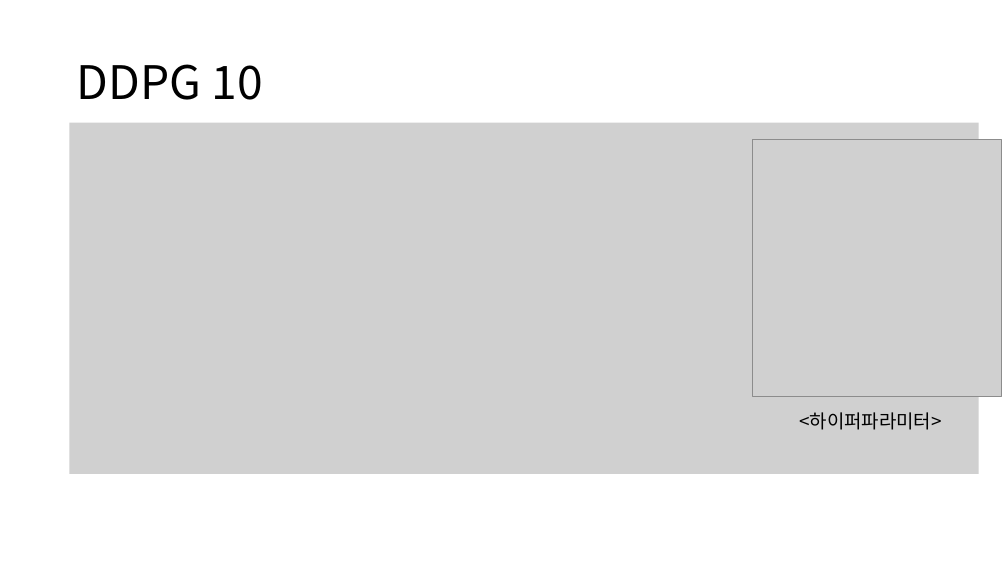
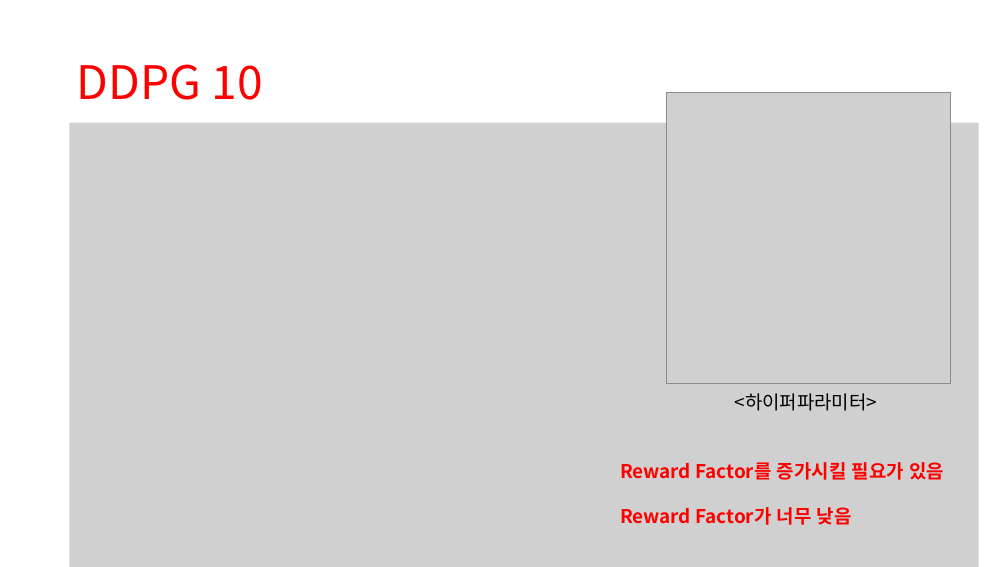
Before and after one commit to zidane89/experiment, a slide deck: slide 32 of 실험정리.pptx (slide 30 before the commit). Drawn at 1008x567 pixels with LibreOffice and Linux fonts; fonts in the diff are those of the drawing; grey boxes stand for pictures. Boxes give left, top, right and bottom in pixels: in the first picture for what was removed or moved away, otherwise in the second. Text is boxed around its words. In the diff, an @@ line names an element or a change of style, - is before the commit and + after.

```diff
--- a/실험정리.pptx
+++ b/실험정리.pptx
@@ title "DDPG 10" at (77,64,263,100): text colour #000000 to #FF0000 @@
@@ picture: place and size @@
-picture at (752,140,1002,396)
+picture at (667,92,951,383)
@@ picture: place and size @@
-picture at (70,123,979,473)
+picture at (70,123,979,567)
@@ text "<하이퍼파라미터>": place and size @@
-text "<하이퍼파라미터>" at (799,412,942,430)
+text "<하이퍼파라미터>" at (735,393,878,411)
@@ text added at (620,462,944,525), 18 pt, text #FF0000, bold @@
+Reward Factor를 증가시킬 필요가 있음
+Reward Factor가 너무 낮음
```
Also in this commit, not shown: 2 other slides changed, 4 slides added, 10 other files.
